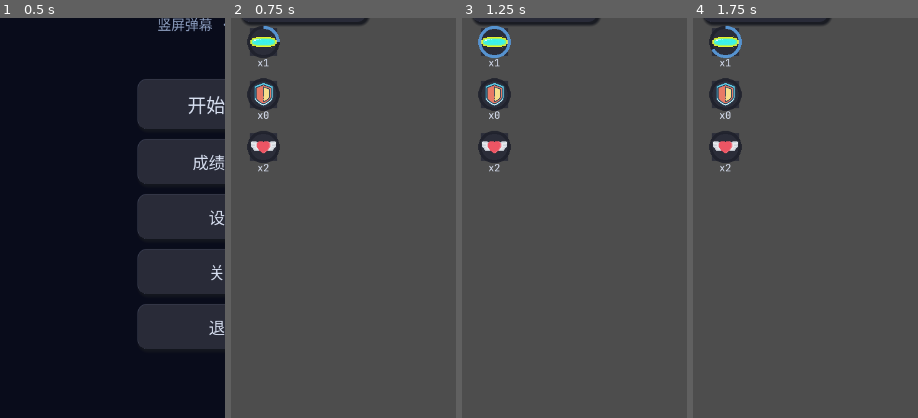
Above: before the commit, frames 1-4 (left to right).
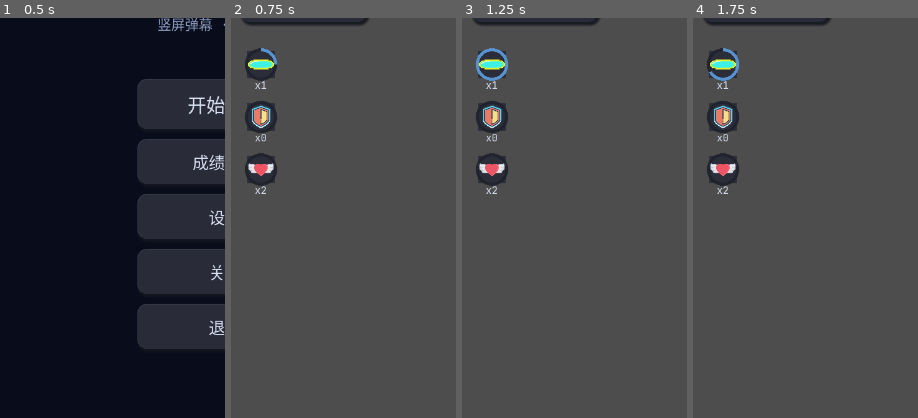
Above: after the commit, the same moments.

Repository: qingzhixing/plane-war
Game: Godot game, scene res://scenes/MainMenu.tscn
Same seed, same stepped clock (60 frames per second), same inputs: the game is played once before the commit and once after it. Sound files missing from this copy of the repository are replaced by a short silence.
Inputs:
- Up to frame 1 (0.5 s): no input
- Up to frame 2 (0.75 s): click "开始游戏" at 0.5 s
- Up to frame 3 (1.25 s): no input
- Up to frame 4 (1.75 s): click "暂停" at 1.25 s
The pictures show only the part of the screen within x 0-50%, y 11-61%; the shares and areas given below are measured in that part.

Frame 1 is identical in both runs. In frame 2, 4.6% of the frame differs, in the area x 6-22%, y 2-44%; in frame 3, 4.8%; in frame 4, 4.7%.

Commit message:
🎨 UI: 将 HUD 槽位容器移入场景树，支持编辑器预览
Co-Authored-By: Claude Sonnet 4.6 <noreply@anthropic.com>

Diff:
--- a/assets/theme/default_ui_theme.tres
+++ b/assets/theme/default_ui_theme.tres
@@ -23,6 +23,19 @@
 shadow_color = Color(0.08, 0.09, 0.12, 0.9)
 shadow_size = 5
 shadow_offset = Vector2(3, 3)
+
+[sub_resource type="StyleBoxFlat" id="StyleBoxFlat_btn_hover_pressed"]
+bg_color = Color(0.14, 0.15, 0.2, 1)
+border_width_left = 1
+border_width_top = 1
+border_color = Color(0.1, 0.11, 0.15, 0.9)
+corner_radius_top_left = 14
+corner_radius_top_right = 14
+corner_radius_bottom_right = 14
+corner_radius_bottom_left = 14
+shadow_color = Color(0.28, 0.3, 0.4, 0.65)
+shadow_size = 3
+shadow_offset = Vector2(-2, -2)
 
 [sub_resource type="StyleBoxFlat" id="StyleBoxFlat_btn_normal"]
 bg_color = Color(0.16, 0.17, 0.22, 1)
@@ -50,18 +63,35 @@
 shadow_size = 2
 shadow_offset = Vector2(-2, -2)
 
-[sub_resource type="StyleBoxFlat" id="StyleBoxFlat_btn_hover_pressed"]
-bg_color = Color(0.14, 0.15, 0.20, 1)
+[sub_resource type="StyleBoxFlat" id="StyleBoxFlat_slider_fill"]
+content_margin_top = 8.0
+content_margin_bottom = 8.0
+bg_color = Color(0.2, 0.35, 0.55, 1)
+corner_radius_top_left = 6
+corner_radius_top_right = 6
+corner_radius_bottom_right = 6
+corner_radius_bottom_left = 6
+
+[sub_resource type="StyleBoxFlat" id="StyleBoxFlat_slider_fill_hl"]
+content_margin_top = 8.0
+content_margin_bottom = 8.0
+bg_color = Color(0.26, 0.46, 0.72, 1)
+corner_radius_top_left = 6
+corner_radius_top_right = 6
+corner_radius_bottom_right = 6
+corner_radius_bottom_left = 6
+
+[sub_resource type="StyleBoxFlat" id="StyleBoxFlat_slider_track"]
+content_margin_top = 8.0
+content_margin_bottom = 8.0
+bg_color = Color(0.11, 0.12, 0.16, 1)
 border_width_left = 1
 border_width_top = 1
-border_color = Color(0.10, 0.11, 0.15, 0.9)
-corner_radius_top_left = 14
-corner_radius_top_right = 14
-corner_radius_bottom_right = 14
-corner_radius_bottom_left = 14
-shadow_color = Color(0.28, 0.30, 0.40, 0.65)
-shadow_size = 3
-shadow_offset = Vector2(-2, -2)
+border_color = Color(0.08, 0.09, 0.12, 0.7)
+corner_radius_top_left = 6
+corner_radius_top_right = 6
+corner_radius_bottom_right = 6
+corner_radius_bottom_left = 6
 
 [sub_resource type="StyleBoxFlat" id="StyleBoxFlat_raised"]
 bg_color = Color(0.16, 0.17, 0.22, 1)
@@ -76,43 +106,13 @@
 shadow_size = 6
 shadow_offset = Vector2(4, 4)
 
-[sub_resource type="StyleBoxFlat" id="StyleBoxFlat_slider_track"]
-bg_color = Color(0.11, 0.12, 0.16, 1)
-border_width_left = 1
-border_width_top = 1
-border_color = Color(0.08, 0.09, 0.12, 0.7)
-corner_radius_top_left = 6
-corner_radius_top_right = 6
-corner_radius_bottom_right = 6
-corner_radius_bottom_left = 6
-content_margin_top = 8.0
-content_margin_bottom = 8.0
-
-[sub_resource type="StyleBoxFlat" id="StyleBoxFlat_slider_fill"]
-bg_color = Color(0.20, 0.35, 0.55, 1)
-corner_radius_top_left = 6
-corner_radius_top_right = 6
-corner_radius_bottom_right = 6
-corner_radius_bottom_left = 6
-content_margin_top = 8.0
-content_margin_bottom = 8.0
-
-[sub_resource type="StyleBoxFlat" id="StyleBoxFlat_slider_fill_hl"]
-bg_color = Color(0.26, 0.46, 0.72, 1)
-corner_radius_top_left = 6
-corner_radius_top_right = 6
-corner_radius_bottom_right = 6
-corner_radius_bottom_left = 6
-content_margin_top = 8.0
-content_margin_bottom = 8.0
-
 [resource]
 default_font = ExtResource("2")
 Button/colors/font_color = Color(0.85, 0.88, 0.95, 1)
 Button/colors/font_disabled_color = Color(0.45, 0.5, 0.62, 1)
 Button/colors/font_focus_color = Color(0.85, 0.88, 0.95, 1)
 Button/colors/font_hover_color = Color(0.92, 0.94, 1, 1)
-Button/colors/font_hover_pressed_color = Color(0.78, 0.80, 0.90, 1)
+Button/colors/font_hover_pressed_color = Color(0.78, 0.8, 0.9, 1)
 Button/colors/font_pressed_color = Color(0.75, 0.78, 0.88, 1)
 Button/styles/disabled = SubResource("StyleBoxFlat_btn_disabled")
 Button/styles/focus = SubResource("StyleBoxEmpty_focus")
--- a/scenes/Main.tscn
+++ b/scenes/Main.tscn
@@ -15,6 +15,13 @@
 [ext_resource type="Script" uid="uid://ctbb6pe828cj5" path="res://scripts/debug_upgrade_picker.gd" id="12_debug_upgrades"]
 [ext_resource type="Script" uid="uid://dij4saeis6s13" path="res://scripts/post_boss_choice.gd" id="13_post_boss"]
 [ext_resource type="PackedScene" uid="uid://5hppc0ylcbtl" path="res://scenes/ui/SpellStarButton.tscn" id="14_spell_star_button"]
+[ext_resource type="PackedScene" uid="uid://bwh6830w5vlxv" path="res://scenes/ui/StatusSlot.tscn" id="15_status_slot"]
+[ext_resource type="Texture2D" uid="uid://w478a7uockj4" path="res://assets/sprites/bullets/bullet_player_basic.png" id="16_tex_gun"]
+[ext_resource type="Texture2D" uid="uid://bwmh6snhuyc61" path="res://assets/ui/heart.svg" id="18_tex_life"]
+[ext_resource type="Texture2D" uid="uid://rayda7qtyusb" path="res://assets/ui/star/star4.png" id="19_tex_spell"]
+[ext_resource type="Texture2D" uid="uid://dfk08r28unnt8" path="res://assets/sprites/bullets/Arrow.png" id="20_tex_arrow"]
+[ext_resource type="Texture2D" uid="uid://ccx7772swoiwh" path="res://assets/ui/bomb.png" id="21_tex_bomb"]
+[ext_resource type="Texture2D" uid="uid://cyw4slfnau0mf" path="res://assets/sprites/bullets/Sickle.png" id="22_tex_boomerang"]
 
 [node name="Main" type="Node2D" unique_id=1713390434]
 script = ExtResource("6_main")
@@ -137,17 +144,67 @@
 horizontal_alignment = 2
 vertical_alignment = 1
 
+[node name="LeftSlotsVBox" type="VBoxContainer" parent="HUD/Root" unique_id=100000001]
+unique_name_in_owner = true
+layout_mode = 0
+offset_left = 12.0
+offset_top = 192.0
+offset_right = 84.0
+offset_bottom = 432.0
+mouse_filter = 2
+theme_override_constants/separation = 12
+
+[node name="SlotGun" parent="HUD/Root/LeftSlotsVBox" unique_id=100000002 instance=ExtResource("15_status_slot")]
+layout_mode = 2
+texture = ExtResource("16_tex_gun")
+
+[node name="SlotShield" parent="HUD/Root/LeftSlotsVBox" unique_id=100000003 instance=ExtResource("15_status_slot")]
+layout_mode = 2
+
+[node name="SlotLife" parent="HUD/Root/LeftSlotsVBox" unique_id=100000004 instance=ExtResource("15_status_slot")]
+layout_mode = 2
+texture = ExtResource("18_tex_life")
+
+[node name="SideWeaponCdVBox" type="VBoxContainer" parent="HUD/Root" unique_id=100000005]
+unique_name_in_owner = true
+layout_mode = 0
+anchor_left = 1.0
+anchor_right = 1.0
+offset_left = -80.0
+offset_top = 180.0
+offset_right = -16.0
+offset_bottom = 400.0
+grow_horizontal = 0
+mouse_filter = 2
+theme_override_constants/separation = 12
+
+[node name="SlotSpell" parent="HUD/Root/SideWeaponCdVBox" unique_id=100000006 instance=ExtResource("15_status_slot")]
+layout_mode = 2
+texture = ExtResource("19_tex_spell")
+
+[node name="SlotArrow" parent="HUD/Root/SideWeaponCdVBox" unique_id=100000007 instance=ExtResource("15_status_slot")]
+layout_mode = 2
+texture = ExtResource("20_tex_arrow")
+
+[node name="SlotBomb" parent="HUD/Root/SideWeaponCdVBox" unique_id=100000008 instance=ExtResource("15_status_slot")]
+layout_mode = 2
+texture = ExtResource("21_tex_bomb")
+
+[node name="SlotBoomerang" parent="HUD/Root/SideWeaponCdVBox" unique_id=100000009 instance=ExtResource("15_status_slot")]
+layout_mode = 2
+texture = ExtResource("22_tex_boomerang")
+
 [node name="PostBossChoice" type="CanvasLayer" parent="." unique_id=1999888771]
 process_mode = 3
 script = ExtResource("13_post_boss")
 
 [node name="GameOver" type="CanvasLayer" parent="." unique_id=78857837]
 process_mode = 3
+visible = false
 script = ExtResource("5_game_over")
 
 [node name="Root" type="Control" parent="GameOver" unique_id=222543225]
 unique_name_in_owner = true
-visible = false
 layout_mode = 3
 anchors_preset = 15
 anchor_right = 1.0
--- a/scenes/ui/StatusSlot.tscn
+++ b/scenes/ui/StatusSlot.tscn
@@ -1,15 +1,18 @@
-[gd_scene format=3]
+[gd_scene format=3 uid="uid://bwh6830w5vlxv"]
 
-[ext_resource type="Script" path="res://scripts/ui/side_weapon_cd_slot.gd" id="1"]
+[ext_resource type="Script" uid="uid://b8ek411bcxo72" path="res://scripts/ui/side_weapon_cd_slot.gd" id="1"]
+[ext_resource type="Texture2D" uid="uid://cjrgawlq18lna" path="res://assets/ui/Shield.svg" id="2_fl0c1"]
 
-[node name="StatusSlot" type="Control"]
+[node name="StatusSlot" type="Control" unique_id=1670669986]
 custom_minimum_size = Vector2(56, 72)
+layout_mode = 3
+anchors_preset = 0
 mouse_filter = 2
 script = ExtResource("1")
+texture = ExtResource("2_fl0c1")
 
-[node name="CountLabel" type="Label" parent="."]
+[node name="CountLabel" type="Label" parent="." unique_id=1509479946]
 layout_mode = 0
-mouse_filter = 2
+text = "x1"
 horizontal_alignment = 1
 vertical_alignment = 1
-text = "x1"
--- a/scripts/hud.gd
+++ b/scripts/hud.gd
@@ -29,12 +29,12 @@
 @onready var _spell_button: TextureButton = %SpellStarButton
 
 # 左侧主炮/护盾槽位：与右侧副武器相同展示方式（方形图标 + 外圈进度 + x N）
-var _left_slots_vbox: VBoxContainer = null
+@onready var _left_slots_vbox: VBoxContainer = $Root/LeftSlotsVBox
 var _main_gun_slot: Control = null
 var _shield_slot: Control = null
 
 # 右侧副武器 CD 条：每解锁一种副武器添加一个槽位（方形图标 + 外圈进度 + x N）
-var _side_weapon_cd_vbox: VBoxContainer = null
+@onready var _side_weapon_cd_vbox: VBoxContainer = $Root/SideWeaponCdVBox
 var _side_weapon_slots: Dictionary = {}  # weapon_id String -> SideWeaponCdSlot
 var _side_weapon_textures: Dictionary = {}  # weapon_id -> Texture2D
 var _spell_cd_slot: Control = null
@@ -394,22 +394,11 @@
 
 
 func _ensure_left_slots_panel() -> void:
-	var root := get_node_or_null("Root") as Control
-	if root == null or _left_slots_vbox != null:
-		return
-	_left_slots_vbox = VBoxContainer.new()
-	_left_slots_vbox.mouse_filter = Control.MOUSE_FILTER_IGNORE
-	_left_slots_vbox.set_anchors_preset(Control.PRESET_TOP_LEFT)
-	_left_slots_vbox.anchor_left = 0.0
-	_left_slots_vbox.anchor_right = 0.0
-	_left_slots_vbox.anchor_top = 0.0
-	_left_slots_vbox.anchor_bottom = 0.0
-	_left_slots_vbox.offset_left = 16.0
-	_left_slots_vbox.offset_top = 156.0
-	_left_slots_vbox.offset_right = 88.0
-	_left_slots_vbox.offset_bottom = 308.0
-	_left_slots_vbox.add_theme_constant_override("separation", 12)
-	root.add_child(_left_slots_vbox)
+	if _left_slots_vbox == null:
+		return
+	for child in _left_slots_vbox.get_children():
+		_left_slots_vbox.remove_child(child)
+		child.queue_free()
 	var tex_gun: Texture2D = preload("res://assets/sprites/bullets/bullet_player_basic.png") as Texture2D
 	var tex_shield: Texture2D = preload("res://assets/ui/Shield.svg") as Texture2D
 	var tex_life: Texture2D = LIFE_ICON
@@ -456,22 +445,11 @@
 
 
 func _ensure_side_weapon_cd_panel() -> void:
-	var root := get_node_or_null("Root") as Control
-	if root == null or _side_weapon_cd_vbox != null:
-		return
-	_side_weapon_cd_vbox = VBoxContainer.new()
-	_side_weapon_cd_vbox.mouse_filter = Control.MOUSE_FILTER_IGNORE
-	_side_weapon_cd_vbox.set_anchors_preset(Control.PRESET_TOP_RIGHT)
-	_side_weapon_cd_vbox.anchor_left = 1.0
-	_side_weapon_cd_vbox.anchor_right = 1.0
-	_side_weapon_cd_vbox.anchor_top = 0.0
-	_side_weapon_cd_vbox.anchor_bottom = 0.0
-	_side_weapon_cd_vbox.offset_left = -80.0
-	_side_weapon_cd_vbox.offset_top = 180.0
-	_side_weapon_cd_vbox.offset_right = -16.0
-	_side_weapon_cd_vbox.offset_bottom = 400.0
-	_side_weapon_cd_vbox.add_theme_constant_override("separation", 12)
-	root.add_child(_side_weapon_cd_vbox)
+	if _side_weapon_cd_vbox == null:
+		return
+	for child in _side_weapon_cd_vbox.get_children():
+		_side_weapon_cd_vbox.remove_child(child)
+		child.queue_free()
 	# 符卡冷却槽：固定放在右侧顶部，图标使用星形
 	_spell_cd_slot = STATUS_SLOT_SCENE.instantiate()
 	if _spell_cd_slot.has_method("set_icon_texture"):
--- a/scripts/ui/side_weapon_cd_slot.gd
+++ b/scripts/ui/side_weapon_cd_slot.gd
@@ -1,3 +1,4 @@
+@tool
 class_name SideWeaponCdSlot
 extends Control
 
@@ -9,7 +10,10 @@
 const RING_WIDTH := 5.0
 const RING_INNER := RING_OUTER - RING_WIDTH
 
-var texture: Texture2D
+@export var texture: Texture2D:
+	set(v):
+		texture = v
+		queue_redraw()
 var ratio: float = 1.0  # 剩余 CD 比例或就绪度
 var count: int = 1
 
@@ -22,6 +26,7 @@
 func _ready() -> void:
 	_update_count_text()
 	_fit_count_label()
+	queue_redraw()
 
 func _fit_count_label() -> void:
 	if _count_label == null:
